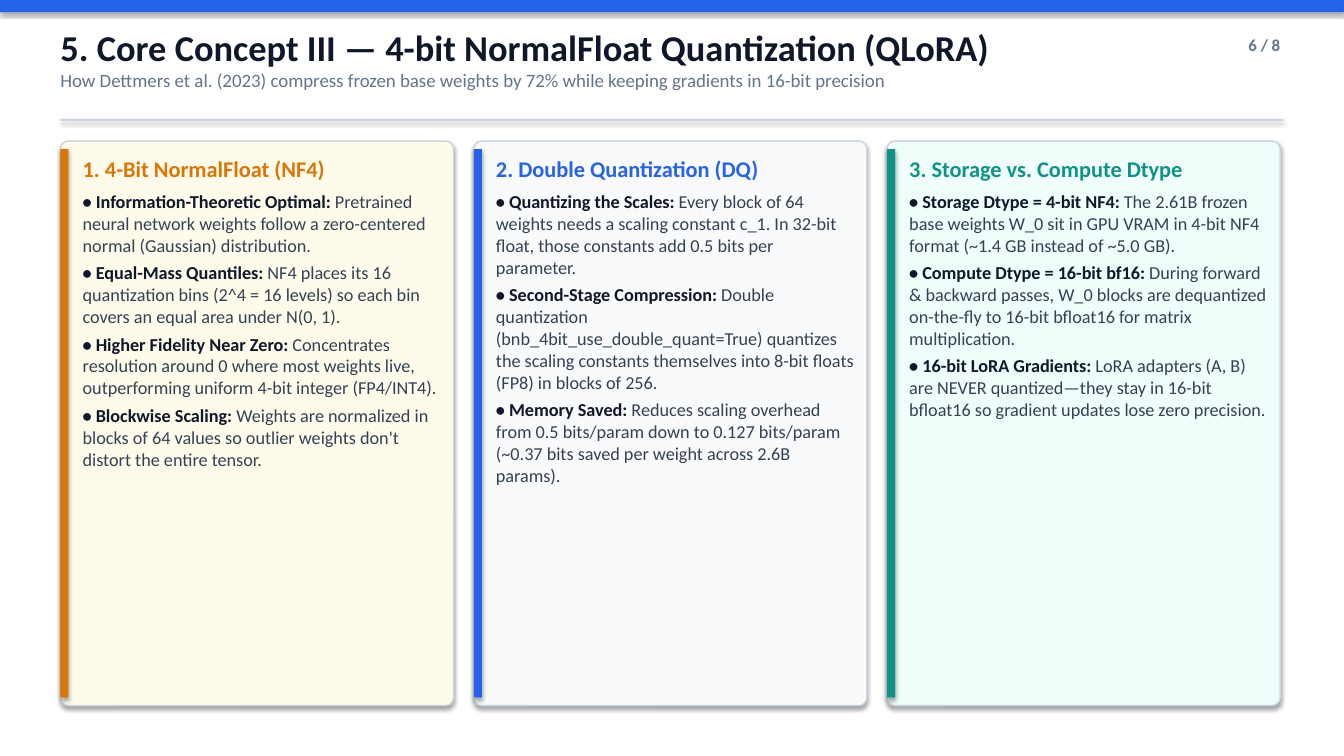
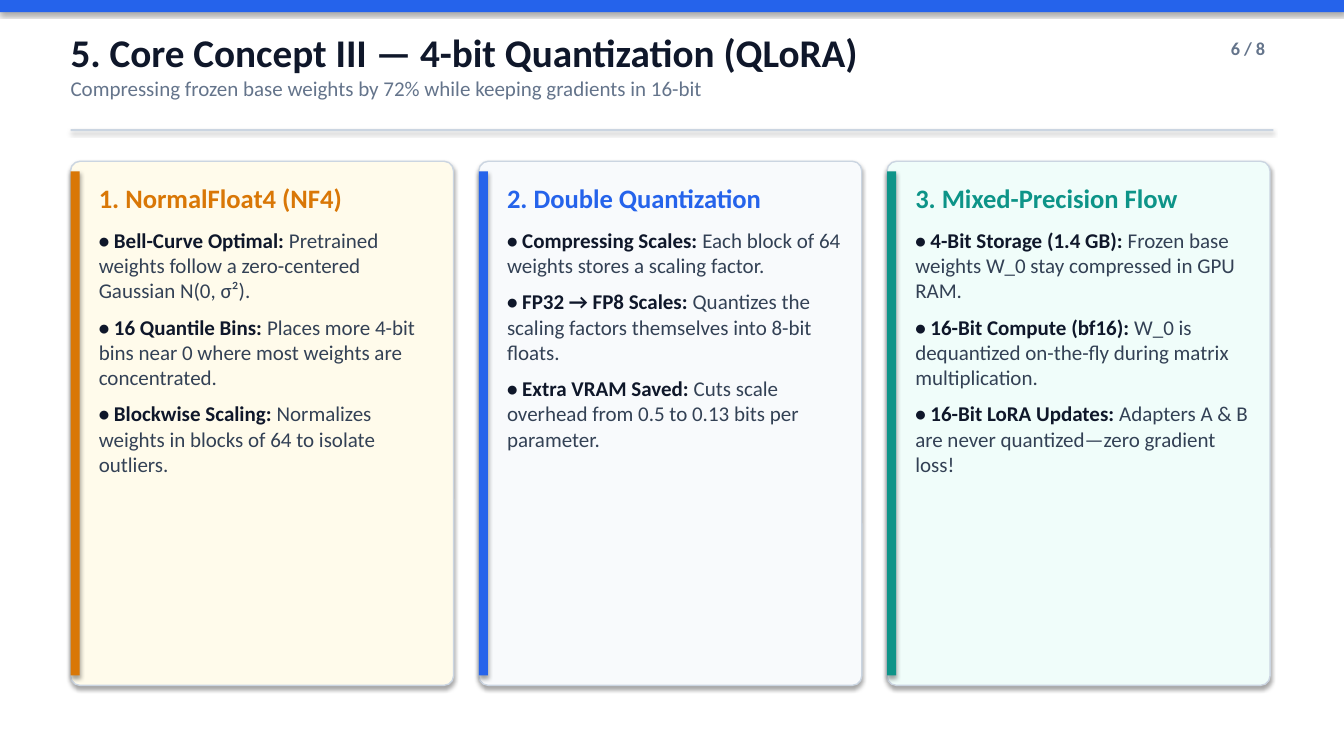
Before and after one commit to simon-clematide/gemma-qlora-finetuning, a slide deck: slide 6 of docs/gemma_qlora_core_concepts.pptx. Drawn at 1344x756 pixels with LibreOffice and Linux fonts; fonts in the diff are those of the drawing. Boxes give left, top, right and bottom in pixels: in the first picture for what was removed or moved away, otherwise in the second. Text is boxed around its words. In the diff, an @@ line names an element or a change of style, - is before the commit and + after.

```diff
--- a/docs/gemma_qlora_core_concepts.pptx
+++ b/docs/gemma_qlora_core_concepts.pptx
@@ text at box(71, 38, 858, 100): text changed; size 13.5 to 15 pt @@
-5. Core Concept III — 4-bit NormalFloat Quantization (QLoRA)
-How Dettmers et al. (2023) compress frozen base weights by 72% while keeping gradients in 16-bit precision
+5. Core Concept III — 4-bit Quantization (QLoRA)
+Compressing frozen base weights by 72% while keeping gradients in 16-bit
@@ text "6 / 8": place and size @@
-text "6 / 8" at box(1248, 39, 1280, 51)
+text "6 / 8" at box(1231, 42, 1265, 55)
@@ text "6 / 8" at box(1231, 42, 1265, 55): size 12 to 13 pt @@
@@ rectangle: place and size @@
-rectangle at box(60, 119, 1284, 121)
+rectangle at box(71, 129, 1273, 131)
@@ rounded rectangle: place and size @@
-rounded rectangle at box(60, 141, 454, 706)
+rounded rectangle at box(71, 161, 454, 686)
@@ rectangle: place and size @@
-rectangle at box(60, 149, 69, 698)
+rectangle at box(71, 171, 80, 676)
@@ rounded rectangle: place and size @@
-rounded rectangle at box(474, 141, 867, 706)
+rounded rectangle at box(479, 161, 862, 686)
@@ rectangle: place and size @@
-rectangle at box(474, 149, 482, 698)
+rectangle at box(479, 171, 488, 676)
@@ proportions changed in 3 elements at box(479, 161, 862, 686), box(71, 161, 454, 686), box(887, 161, 1270, 686) @@
@@ rounded rectangle: place and size @@
-rounded rectangle at box(887, 141, 1280, 706)
+rounded rectangle at box(887, 161, 1270, 686)
@@ rectangle: place and size @@
-rectangle at box(887, 149, 895, 698)
+rectangle at box(887, 171, 896, 676)
@@ text at box(99, 188, 415, 472): text changed; size 13 to 15 pt @@
-1. 4-Bit NormalFloat (NF4)
-• Information-Theoretic Optimal: Pretrained neural network weights follow a zero-centered normal (Gaussian) distribution.
-• Equal-Mass Quantiles: NF4 places its 16 quantization bins (2^4 = 16 levels) so each bin covers an equal area under N(0, 1).
-• Higher Fidelity Near Zero: Concentrates resolution around 0 where most weights live, outperforming uniform 4-bit integer (FP4/INT4).
-• Blockwise Scaling: Weights are normalized in blocks of 64 values so outlier weights don't distort the entire tensor.
+1. NormalFloat4 (NF4)
+• Bell-Curve Optimal: Pretrained weights follow a zero-centered Gaussian N(0, σ²).
+• 16 Quantile Bins: Places more 4-bit bins near 0 where most weights are concentrated.
+• Blockwise Scaling: Normalizes weights in blocks of 64 to isolate outliers.
@@ text at box(507, 189, 840, 451): text changed; size 13 to 15 pt @@
-2. Double Quantization (DQ)
-• Quantizing the Scales: Every block of 64 weights needs a scaling constant c_1. In 32-bit float, those constants add 0.5 bits per parameter.
-• Second-Stage Compression: Double quantization (bnb_4bit_use_double_quant=True) quantizes the scaling constants themselves into 8-bit floats (FP8) in blocks of 256.
-• Memory Saved: Reduces scaling overhead from 0.5 bits/param down to 0.127 bits/param (~0.37 bits saved per weight across 2.6B params).
+2. Double Quantization
+• Compressing Scales: Each block of 64 weights stores a scaling factor.
+• FP32 → FP8 Scales: Quantizes the scaling factors themselves into 8-bit floats.
+• Extra VRAM Saved: Cuts scale overhead from 0.5 to 0.13 bits per parameter.
@@ text at box(915, 189, 1247, 472): text changed; size 13 to 15 pt @@
-3. Storage vs. Compute Dtype
-• Storage Dtype = 4-bit NF4: The 2.61B frozen base weights W_0 sit in GPU VRAM in 4-bit NF4 format (~1.4 GB instead of ~5.0 GB).
-• Compute Dtype = 16-bit bf16: During forward & backward passes, W_0 blocks are dequantized on-the-fly to 16-bit bfloat16 for matrix multiplication.
-• 16-bit LoRA Gradients: LoRA adapters (A, B) are NEVER quantized—they stay in 16-bit bfloat16 so gradient updates lose zero precision.
+3. Mixed-Precision Flow
+• 4-Bit Storage (1.4 GB): Frozen base weights W_0 stay compressed in GPU RAM.
+• 16-Bit Compute (bf16): W_0 is dequantized on-the-fly during matrix multiplication.
+• 16-Bit LoRA Updates: Adapters A & B are never quantized—zero gradient loss!
```
Also in this commit, not shown: 7 other slides changed, 1 other file.
